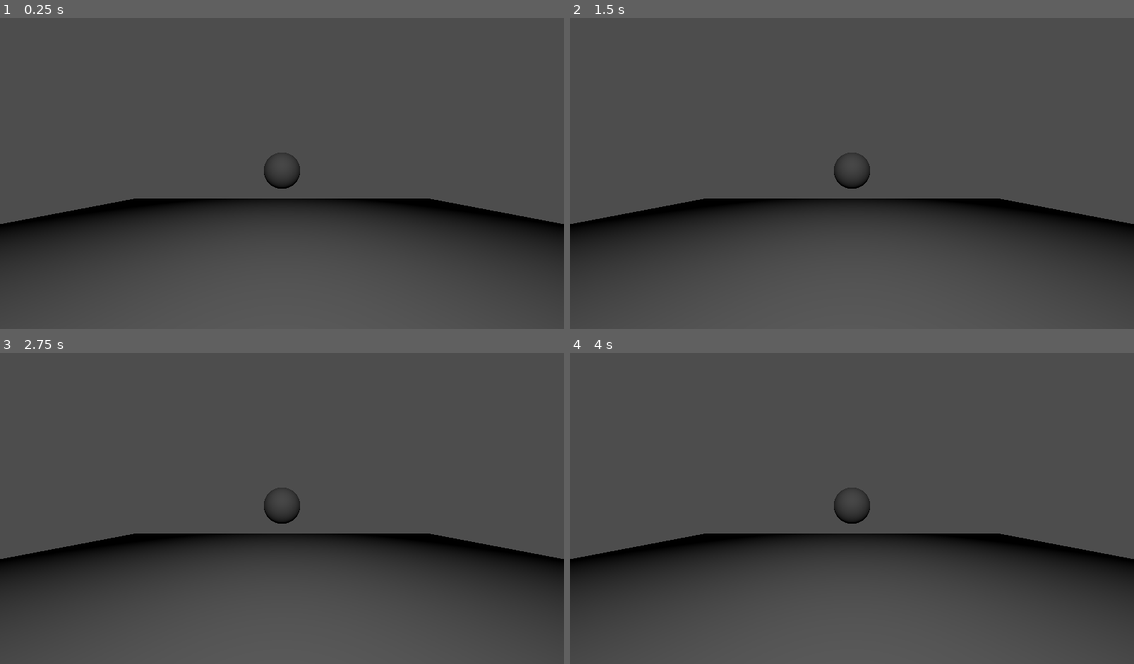
Above: before the commit, frames 1-4 (two rows, left to right).
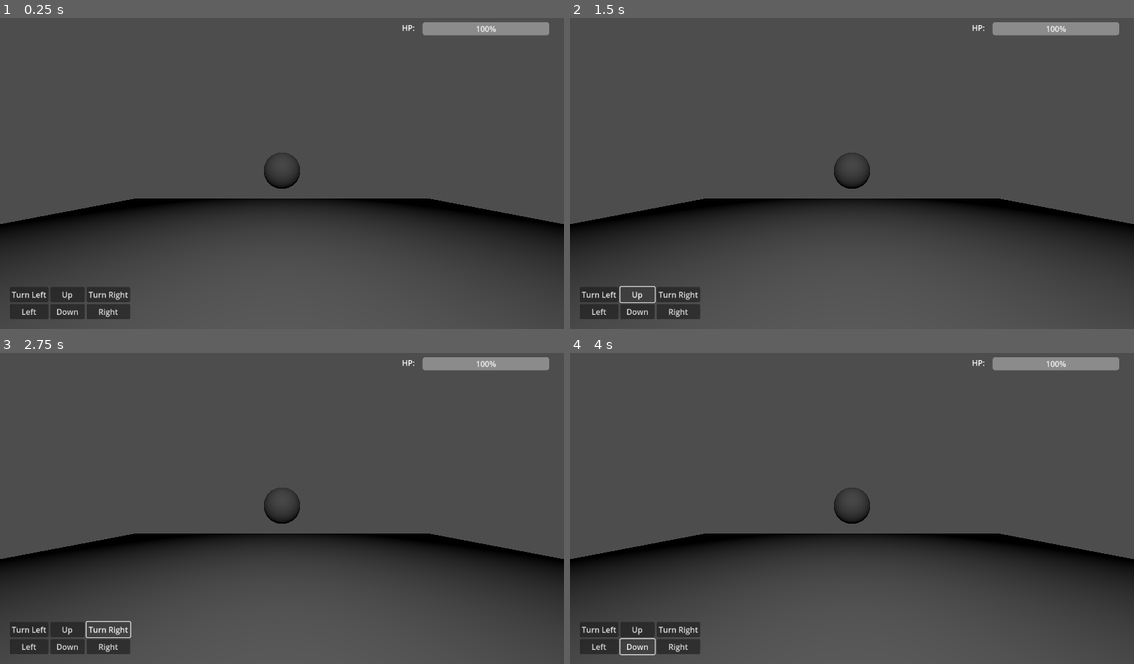
Above: after the commit, the same moments.

Repository: LegandGame/Dungeon-Crawler-Jam-2025
Game: Godot game, scene res://Environment/test_scene.tscn
The game is run twice, just before and just after one commit, with the same random seed, the same clock (stepped at 60 frames per second) and the same inputs.
Inputs (mouse positions are in pixels of both pictures, inside the frame that each line leads up to):
- Up to frame 1 (0.25 s): no input
- Up to frame 2 (1.5 s): click (598, 294) at 0.5 s, where only the run after the commit has a clickable "Turn Left"; click (637, 294) at 1.25 s, where only the run after the commit has a clickable "Up"
- Up to frame 3 (2.75 s): click (107, 629) at 2 s, where only the run after the commit has a clickable "Turn Right"
- Up to frame 4 (4 s): click (598, 645) at 2.75 s, where only the run after the commit has a clickable "Left"; click (637, 645) at 3.5 s, where only the run after the commit has a clickable "Down"

The runs differ from the first frame. In frame 1, 2.7% of the frame differs, in the area x 1-98%, y 1-97%; in frame 2, 2.5%; in frame 3, 2.5%; in frame 4, 2.5%.

Commit message:
Started HUD

Diff:
--- a/Environment/test_scene.tscn
+++ b/Environment/test_scene.tscn
@@ -45,3 +45,68 @@
 [node name="MeshInstance3D" type="MeshInstance3D" parent="Test Hitbox"]
 mesh = SubResource("SphereMesh_de3vn")
 skeleton = NodePath("")
+
+[node name="HUD" type="CanvasLayer" parent="."]
+
+[node name="Movement UI" type="GridContainer" parent="HUD"]
+anchors_preset = -1
+anchor_top = 1.0
+anchor_bottom = 1.0
+offset_left = 20.0
+offset_bottom = -20.0
+grow_vertical = 0
+columns = 3
+
+[node name="Turn L" type="Button" parent="HUD/Movement UI"]
+layout_mode = 2
+action_mode = 0
+text = "Turn Left"
+icon_alignment = 1
+
+[node name="Up" type="Button" parent="HUD/Movement UI"]
+layout_mode = 2
+action_mode = 0
+text = "  Up  "
+
+[node name="Turn R" type="Button" parent="HUD/Movement UI"]
+layout_mode = 2
+action_mode = 0
+text = "Turn Right"
+
+[node name="Left" type="Button" parent="HUD/Movement UI"]
+layout_mode = 2
+action_mode = 0
+text = "Left"
+
+[node name="Down" type="Button" parent="HUD/Movement UI"]
+layout_mode = 2
+action_mode = 0
+text = "  Down  "
+
+[node name="Right" type="Button" parent="HUD/Movement UI"]
+layout_mode = 2
+action_mode = 0
+text = "Right"
+
+[node name="HP UI" type="HSplitContainer" parent="HUD"]
+anchors_preset = 1
+anchor_left = 1.0
+anchor_right = 1.0
+offset_left = -331.0
+offset_top = 20.0
+offset_right = -30.0
+offset_bottom = 60.0
+grow_horizontal = 0
+split_offset = 30
+
+[node name="HP Label" type="RichTextLabel" parent="HUD/HP UI"]
+layout_mode = 2
+text = "HP:"
+scroll_active = false
+tab_size = 6
+
+[node name="HP Bar" type="ProgressBar" parent="HUD/HP UI"]
+layout_mode = 2
+tooltip_text = "Hp:"
+step = 2.0
+value = 100.0
